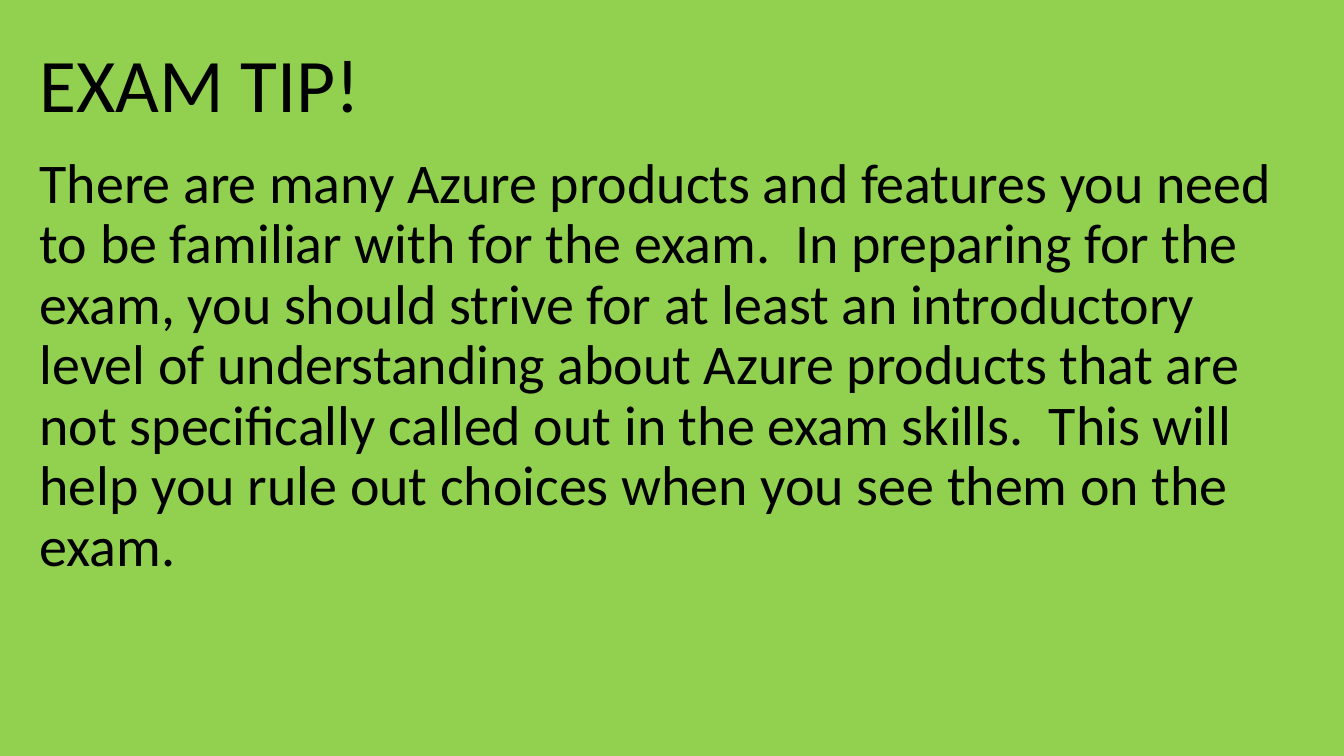
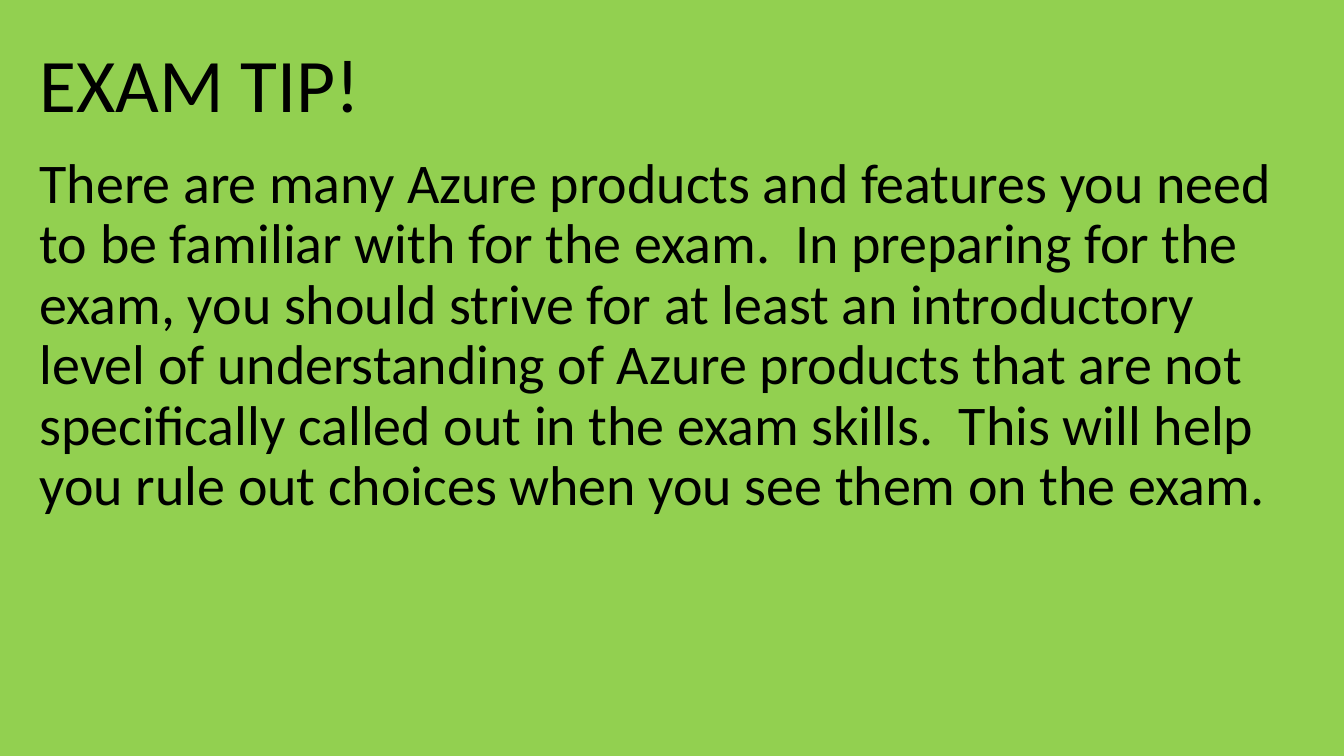
Before and after one commit to guruskill/70-534, a slide deck: slide 4 of Presentations/2017-10-Hartford/70-534-WebAndMobile.pptx (slide 6 before the commit). Drawn at 1344x756 pixels with LibreOffice and Linux fonts; fonts in the diff are those of the drawing. Boxes give left, top, right and bottom in pixels: in the first picture for what was removed or moved away, otherwise in the second. Text is boxed around its words. In the diff, an @@ line names an element or a change of style, - is before the commit and + after.

```diff
--- a/Presentations/2017-10-Hartford/70-534-WebAndMobile.pptx
+++ b/Presentations/2017-10-Hartford/70-534-WebAndMobile.pptx
@@ text at <box>40,164,1270,514</box>: text changed @@
-There are many Azure products and features you need to be familiar with for the exam. In preparing for the exam, you should strive for at least an introductory level of understanding about Azure products that are not specifically called out in the exam skills. This will help you rule out choices when you see them on the exam.
+There are many Azure products and features you need to be familiar with for the exam. In preparing for the exam, you should strive for at least an introductory level of understanding of Azure products that are not specifically called out in the exam skills. This will help you rule out choices when you see them on the exam.
```
Also in this commit, not shown: 10 other slides changed, 2 slides removed, 29 other files.
